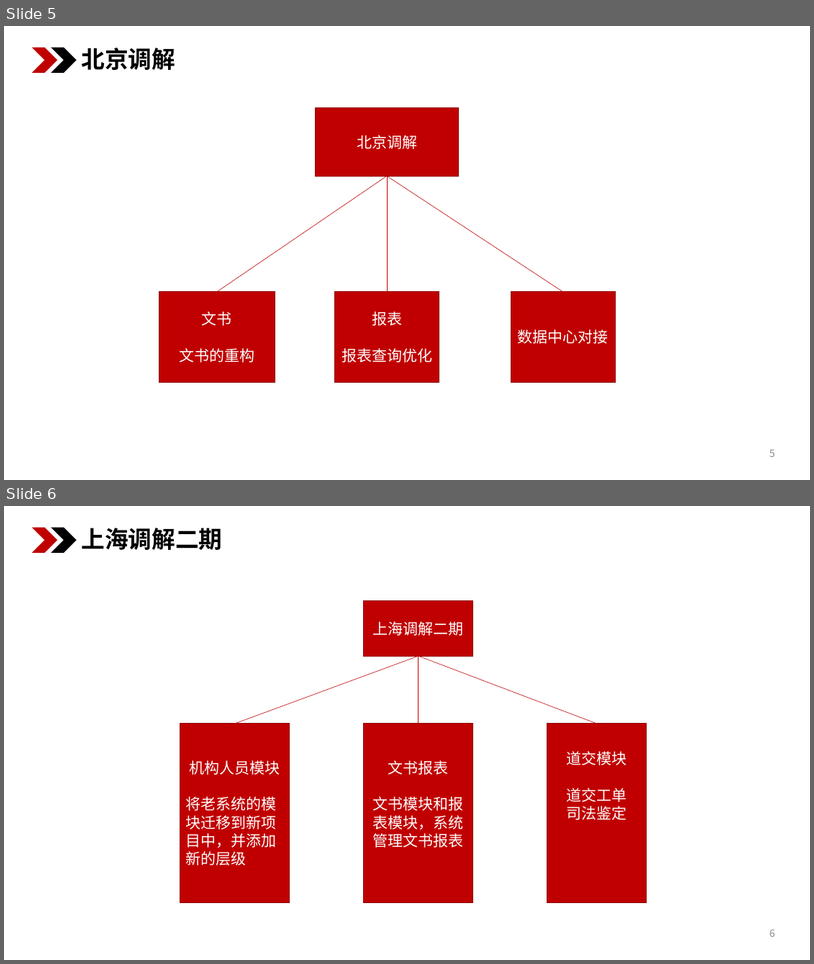
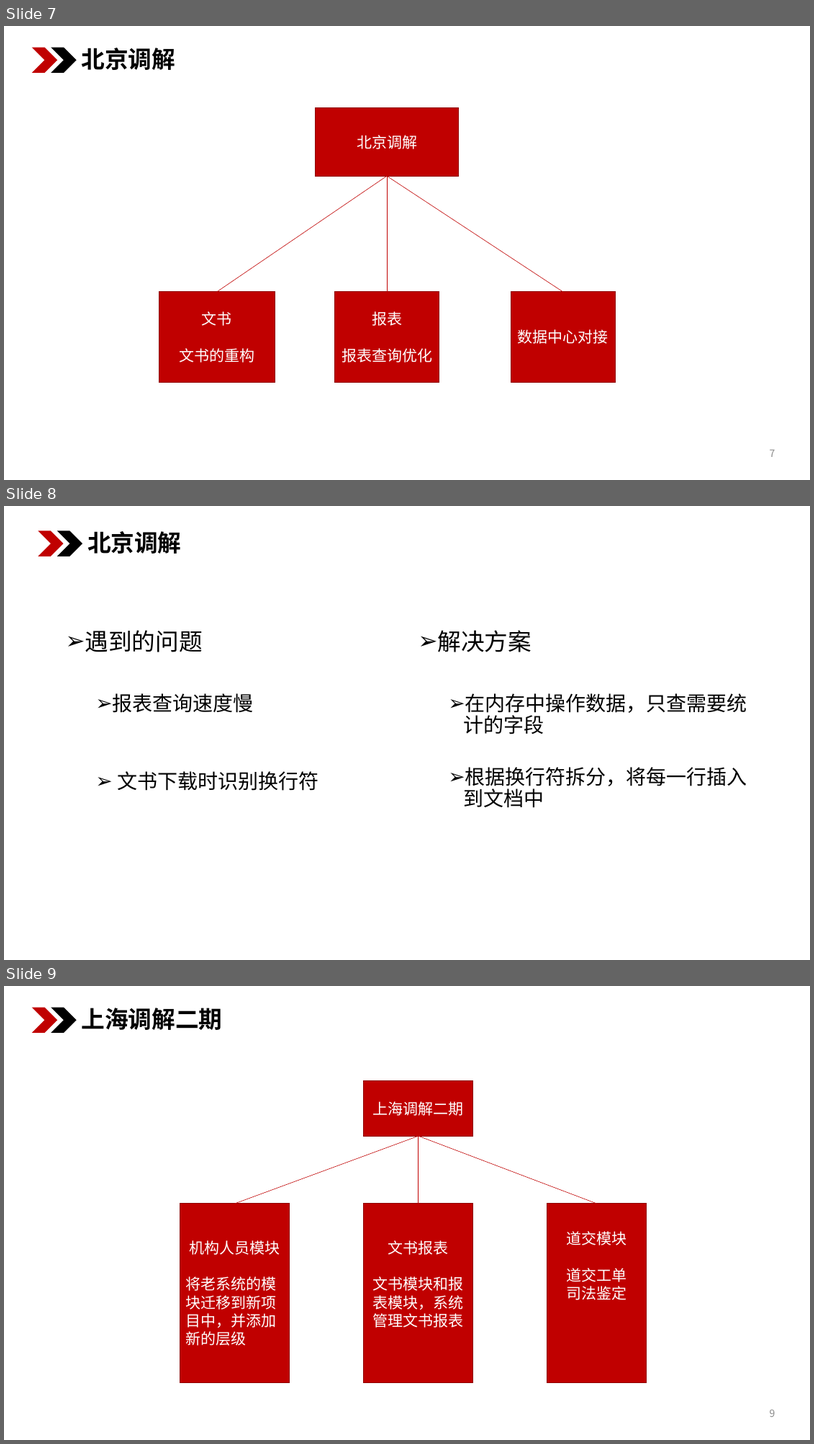
Before and after one commit to lsl645031854/ppt, a slide deck: 述职报告-李帅领.pptx. Shown one above the other, each under a label of ours: slides 5 and 6 before the commit, slides 7, 8 and 9 after it. The pictures are 814x964 and 814x1444 pixels, drawn with LibreOffice and Linux fonts; fonts in the diff are those of the drawing. Boxes give left, top, right and bottom in pixels: in the first picture for what was removed or moved away, otherwise in the second. Text is boxed around its words. In the diff, an @@ line names an element or a change of style, - is before the commit and + after.

```diff
--- a/述职报告-李帅领.pptx
+++ b/述职报告-李帅领.pptx
@@ slide 8 added at bbox=[4, 506, 810, 960], background #FFFFFF @@
@@ chevron added at bbox=[38, 530, 63, 556], fill #C00000 @@
@@ chevron added at bbox=[57, 530, 82, 556], fill #000000 @@
@@ text added at bbox=[88, 531, 182, 554], 28 pt, text #000000, bold @@
+北京调解
@@ text added at bbox=[85, 630, 319, 790], 24 pt, text #000000 @@
+➢ 遇到的问题
+  ➢ 报表查询速度慢
+  ➢ 文书下载时识别换行符
@@ text added at bbox=[438, 630, 748, 808], 24 pt, text #000000 @@
+➢ 解决方案
+  ➢ 在内存中操作数据，只查需要统计的字段
+  ➢ 根据换行符拆分，将每一行插入到文档中
@@ what was slide 5 is now slide 7 @@
@@ page number at bbox=[770, 449, 776, 457]: text changed @@
-5
+7
@@ what was slide 6 is now slide 9 @@
```
Also in this commit, not shown: 3 slides changed, 4 other slides added.
